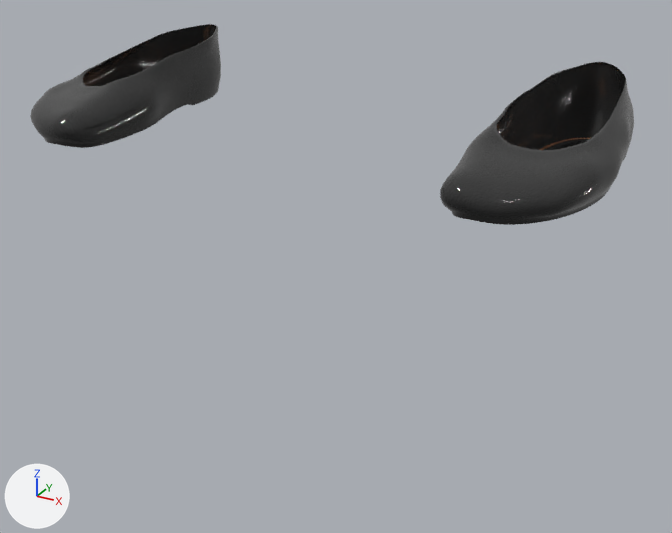
What one commit did to the glTF model app/assets/humans/female/toigo_ballet_flats.glb.
Before and after are seen from a camera (50 mm lens) standing at (0.325, -0.665, 0.184) and looking at (0.015, -0.101, -0.098). Lighting does not change. The marker at lower left points along +X, +Y and +Z. The picture after the commit comes second. Vertices at exactly the same position are counted once.

The older version as bpy lines, for what is in view:
```python
me_flats_ballet = bpy.data.meshes.new('flats_ballet')
me_flats_ballet.from_pydata(...)  # 4558 vertices, 8960 faces; spans x -0.216..0.216, y -0.205..0.014, z -0.006..0.051
me_flats_ballet.materials.append(mat_human_toigo_ballet_flats)
ob_part_toigo_ballet_flats = bpy.data.objects.new('part_toigo_ballet_flats', me_flats_ballet)
ob_part_toigo_ballet_flats.location = (0.0, 0.0, 0.0)
```
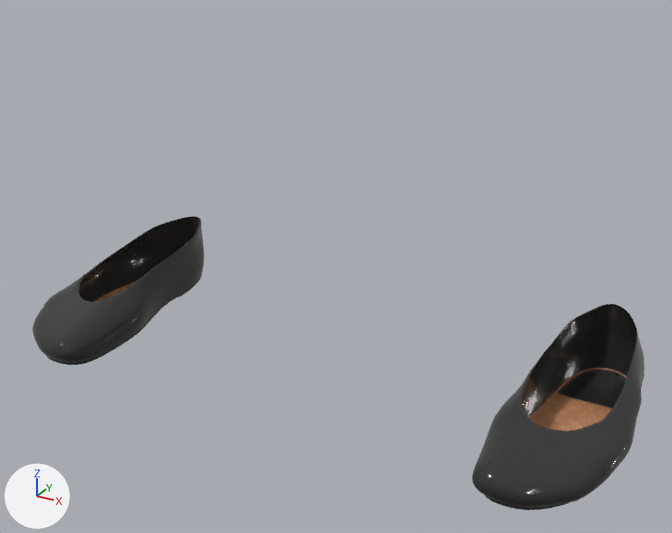
The newer file adds a shape key; the second version is drawn at full value of the shape key 'legs_long' of 'part_toigo_ballet_flats', and the change is written as the vertex moves it makes.

Pixel boxes [x1, y1, x2, y2] of what changed, in the pictures (672 x 533 px; the box of a moved part takes in the faces that stretch with it):
'part_toigo_ballet_flats', reshaped (46% taller): before [30, 24, 634, 225]; after [32, 216, 645, 510]
part 1 of me_flats_ballet, moved or reshaped: before [440, 62, 634, 225]; after [472, 304, 645, 510]
part 2 of me_flats_ballet, moved or reshaped: before [30, 24, 221, 148]; after [32, 216, 204, 365]

What the commit changed:
me_flats_ballet is used by ob_part_toigo_ballet_flats; location (0.0, 0.0, 0.0).
me_flats_ballet had 4558 vertices, 8960 faces and spanned x -0.216..0.216, y -0.205..0.014, z -0.006..0.051.
me_flats_ballet now has 4558 vertices, 8960 faces and spans x -0.247..0.247, y -0.205..0.014, z -0.191..-0.134.
me_flats_ballet part 1: the loose piece of 2279 vertices spanning x 0.127..0.216, y -0.205..0.014, z -0.006..0.051 is moved by (0.031, 0.0, -0.185).
me_flats_ballet part 2: the loose piece of 2279 vertices spanning x -0.216..-0.127, y -0.205..0.014, z -0.006..0.051 is moved by (-0.031, 0.0, -0.185).
